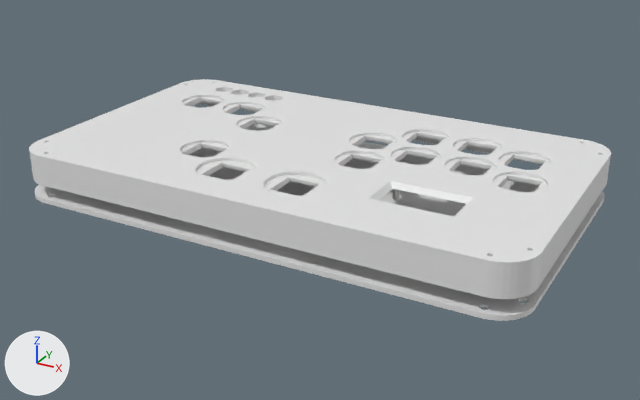
An edit to the Blender file case.blend, drawn before and after from the same camera.
Rendered twice from a 50 mm camera at (179.0, -242.0, 142.0) aimed at (13.0, 60.0, -9.0). Lighting does not change. The marker at lower left points along +X, +Y and +Z.

The scene before the commit, as lines of its bpy script (objects in view):
```python
me_body_001 = bpy.data.meshes.new('Body.001')
me_body_001.from_pydata(...)  # 4261 vertices, 2344 faces, 5 loose edges; spans x -99.0..119.0, y 0.0..127.0, z 0.0..13.0
me_slimboxbottom_218mm = bpy.data.meshes.new('SlimboxBottom-218mm')
me_slimboxbottom_218mm.from_pydata(...)  # 1024 vertices, 2076 faces; spans x -100.0..118.0, y 0.0..127.0, z -8.0..-6.0
ob_body_001 = bpy.data.objects.new('Body.001', me_body_001)
ob_body_001.location = (0.0, 0.0, 0.0)
ob_slimboxbottom_218mm = bpy.data.objects.new('SlimboxBottom-218mm', me_slimboxbottom_218mm)
ob_slimboxbottom_218mm.location = (0.0, 0.0, 0.0)
```
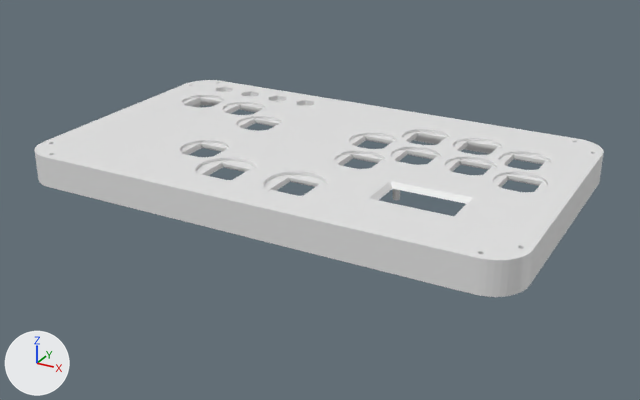
Changed parts and their boxes (x1, y1, x2, y2) in the pictures (640 x 400 px; the box of a moved part takes in the faces that stretch with it):
'Body.001', reshaped: before (29, 79, 611, 299); after (34, 80, 604, 297)
'SlimboxBottom-218mm', hidden: before (35, 123, 605, 321)
part 1 of me_body_001, moved or reshaped (not visible before): after (34, 80, 604, 297)

The change in detail:
me_body_001 is used by ob_body_001; location (0.0, 0.0, 0.0).
me_body_001 had 4261 vertices, 2344 faces, 5 loose edges and spanned x -99.0..119.0, y 0.0..127.0, z 0.0..13.0.
me_body_001 now has 4246 vertices, 2347 faces and spans x -96.0..116.0, y 0.0..127.0, z 0.0..13.0.
me_body_001 part 1: 131 vertices moved from x -96.0..116.0, y 3.0..125.0, z 0.0..13.0 to x -96.0..116.0, y 3.0..124.0, z 0.0..13.0; 1236 vertices removed from x -99.0..119.0, y 0.0..127.0, z 0.0..13.0; 1221 vertices added at x -96.0..116.0, y 0.0..127.0, z 0.0..13.0.
Object 'SlimboxBottom-218mm' (ob_slimboxbottom_218mm) is now hidden.
